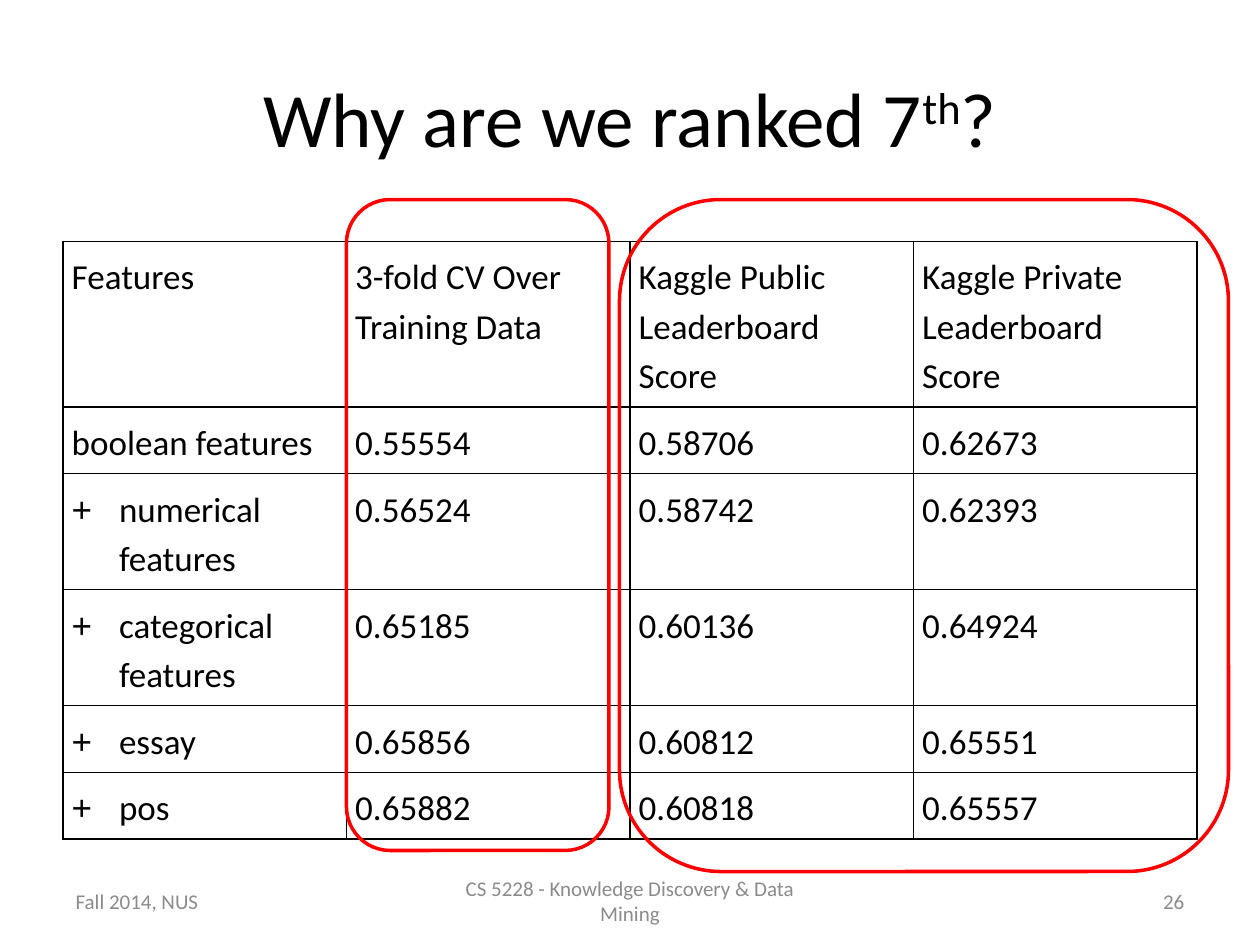
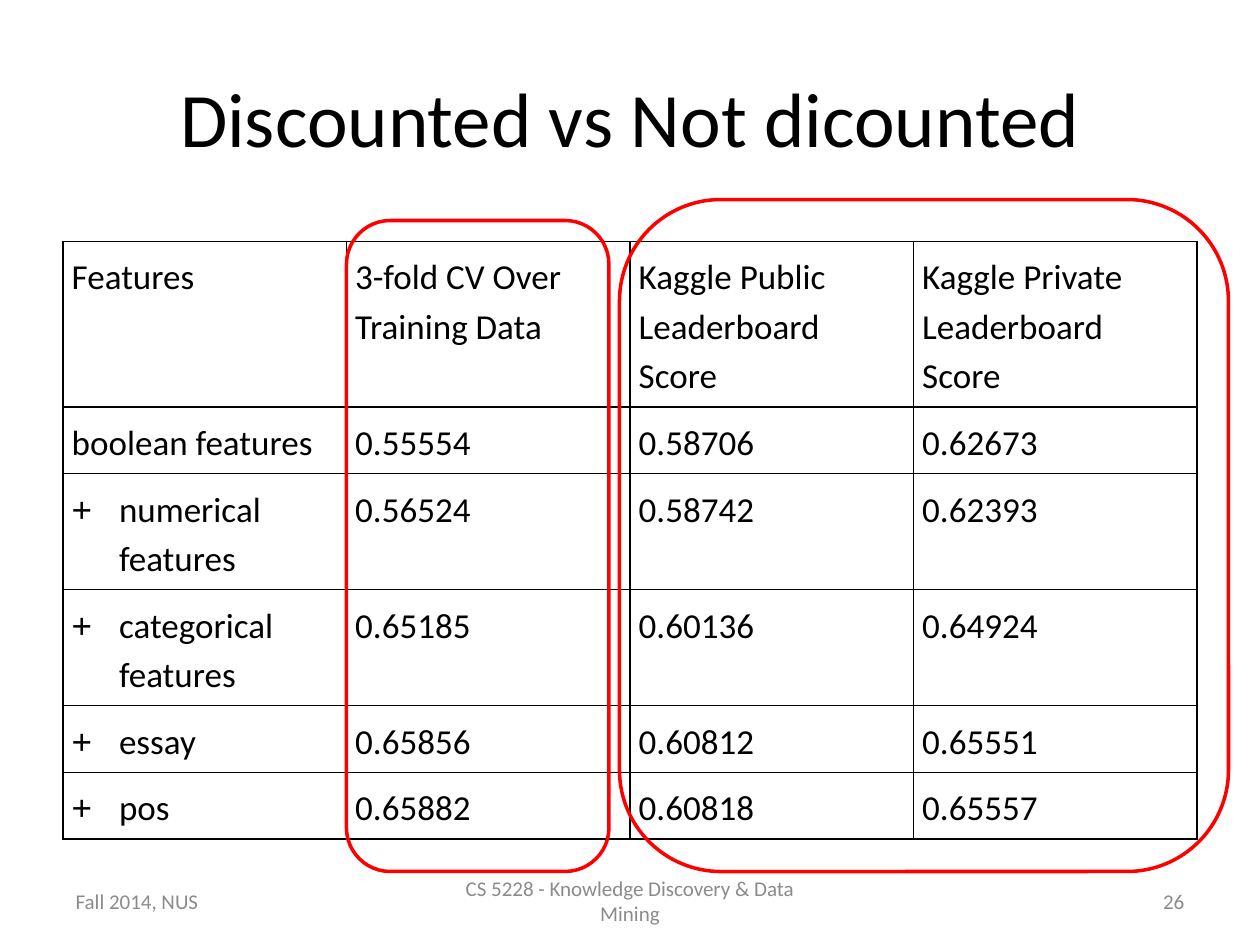
Before and after one commit to raymondhs/Panda-Delights, a slide deck: slide 26 of doc/2014_Nov_04.pptx. Drawn at 1260x945 pixels with LibreOffice and Linux fonts; fonts in the diff are those of the drawing. Boxes give left, top, right and bottom in pixels: in the first picture for what was removed or moved away, otherwise in the second. Text is boxed around its words. In the diff, an @@ line names an element or a change of style, - is before the commit and + after.

Commit message:
final slides

```diff
--- a/doc/2014_Nov_04.pptx
+++ b/doc/2014_Nov_04.pptx
@@ title at <box>180,93,1079,148</box>: text changed @@
-Why are we ranked 7th?
+Discounted vs Not dicounted
@@ rounded rectangle: place and size @@
-rounded rectangle at <box>346,199,609,850</box>
+rounded rectangle at <box>346,220,609,872</box>
```
Also in this commit, not shown: 1 other slide changed.
